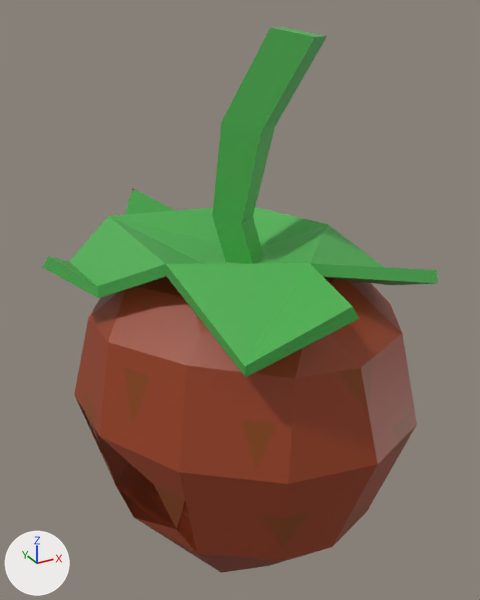
What one commit did to the FBX model public/models/strawberry.fbx.
Both versions are drawn from a camera (50 mm lens) standing at (-1.031, -1.837, 2.07) and looking at (0.038, 0.106, 1.098). Lighting does not change. The marker at lower left points along +X, +Y and +Z. Where no turn or scale is listed for an object, it has been applied to the vertices.

The older version as bpy lines, for what is in view:
```python
me_sphere_016 = bpy.data.meshes.new('Sphere.016')
me_sphere_016.from_pydata(...)  # 199 vertices, 179 faces; spans x -0.74..0.48, y -0.64..0.73, z -1.6..0.44
me_sphere_016.materials.append(mat_material_001)  # picture img_strawberry_jpg
ob_sphere_013 = bpy.data.objects.new('Sphere.013', me_sphere_016)
ob_sphere_013.location = (0.104, 0.044, 1.577)
```
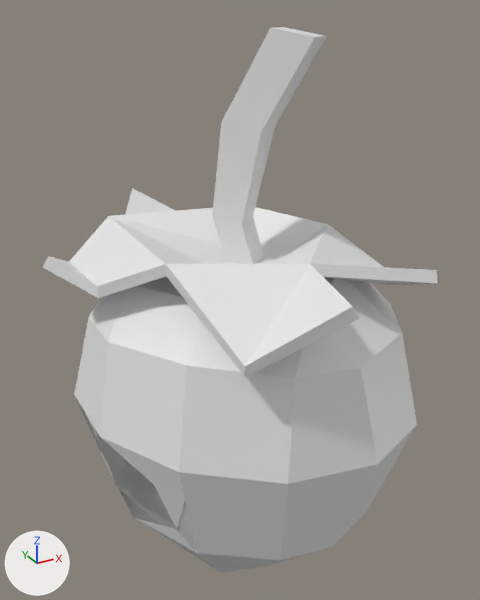
Pixel boxes (x1, y1, x2, y2) of what changed, in the pictures (480 x 600 px):
'Sphere.013', recoloured
    both: (43, 27, 438, 573)

The edits, one by one:
me_sphere_016 has 199 vertices, 179 faces and spans x -0.74..0.48, y -0.64..0.73, z -1.6..0.44.
me_sphere_016 no longer uses material mat_material_001 (picture img_strawberry_jpg).
